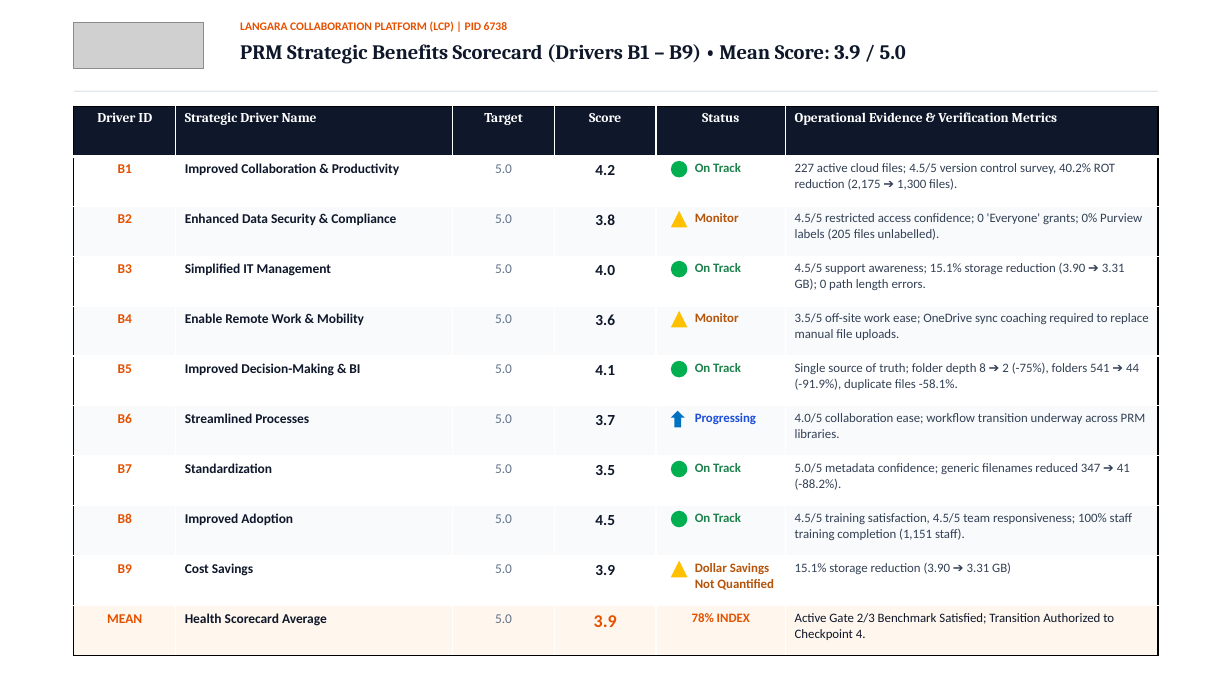
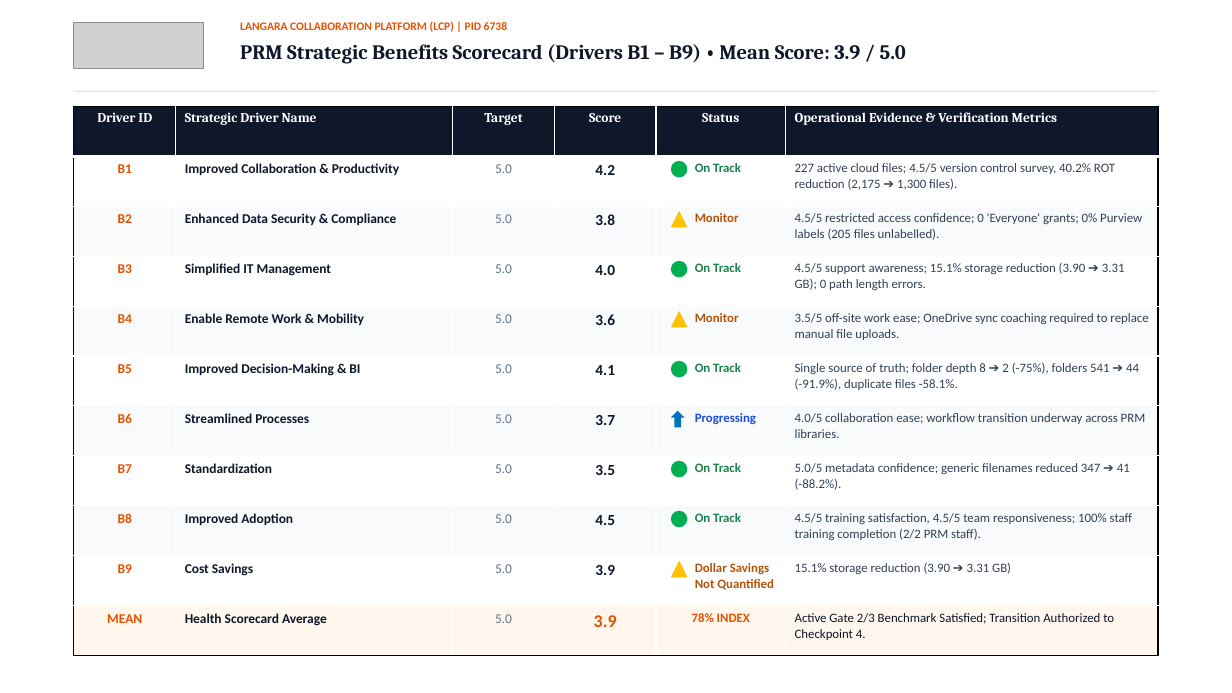
Before and after one commit to D2D99/talent-by-design, a slide deck: slide 5 of public/Langara_PRM_Executive_Scorecard.pptx. Drawn at 1232x693 pixels with LibreOffice and Linux fonts; fonts in the diff are those of the drawing; grey boxes stand for pictures; background and template pictures are left out. Boxes give left, top, right and bottom in pixels: in the first picture for what was removed or moved away, otherwise in the second. Text is boxed around its words. In the diff, an @@ line names an element or a change of style, - is before the commit and + after.

```diff
--- a/public/Langara_PRM_Executive_Scorecard.pptx
+++ b/public/Langara_PRM_Executive_Scorecard.pptx
@@ table at (x1=74, y1=106, x2=1158, y2=677) @@
-row 9, column 6: 4.5/5 training satisfaction, 4.5/5 team responsiveness; 100% staff training completion (1,151 staff).
+row 9, column 6: 4.5/5 training satisfaction, 4.5/5 team responsiveness; 100% staff training completion (2/2 PRM staff).
```
Also in this commit, not shown: 1 other slide changed, 2 other files.
